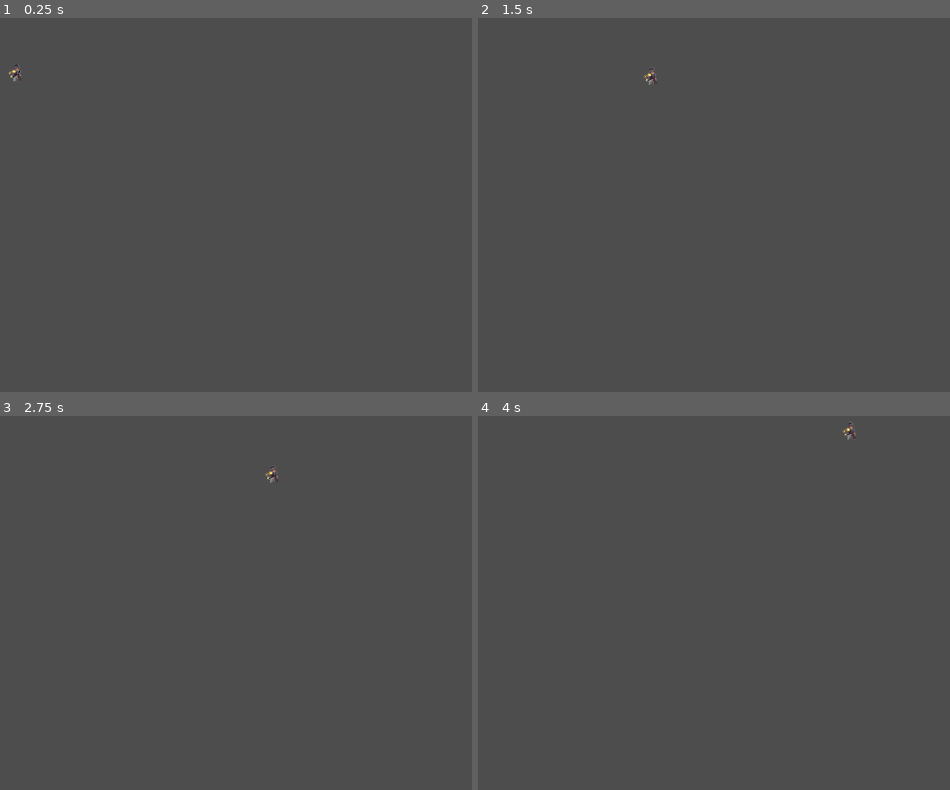
Above: before the commit, frames 1-4 (two rows, left to right).
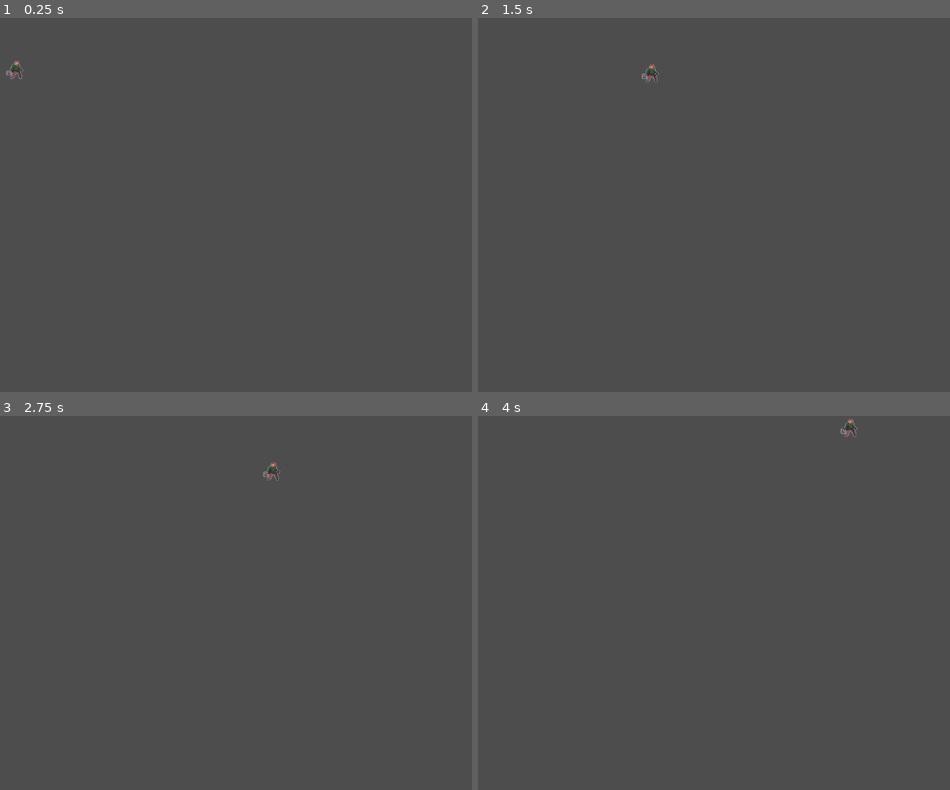
Above: after the commit, the same moments.

Repository: t0rb1n0/Underground-oddesey
Game: Godot game, scene res://Scenes/world.tscn
Two runs of this game, one before a commit and one after it. Both use one fixed random seed, a clock stepped at 60 frames per second and the inputs below. The project has no main scene, so this scene is started directly.
Inputs:
- Up to frame 1 (0.25 s): no input
- Up to frame 2 (1.5 s): hold D (right) from 0.53 s (still down); tap W (jump) at 0.6, 0.77, 1.07, 1.35 s
- Up to frame 3 (2.75 s): tap W (jump) at 1.52, 1.82, 2.1 s; tap Enter at 2 s; release D (right) at 2.03 s; hold A (left) from 2.03 s (still down)
- Up to frame 4 (4 s): release A (left) at 2.78 s; hold D (right) from 2.78 s (still down); tap W (jump) at 2.85, 3.02, 3.32, 3.6, 3.77 s; tap Space at 3.5 s

The runs differ from the first frame. In frame 1, less than 0.1% of the frame differs, in the area x 1-5%, y 11-17%; in frame 2, 0.1%; in frame 3, 0.1%; in frame 4, 0.1%, in the area x 76-81%, y 0-7%.

Commit message:
1.3 version
working on my player animations

Diff:
--- a/Scenes/player.gd
+++ b/Scenes/player.gd
@@ -15,6 +15,15 @@
 
 # Get the gravity from the project settings to be synced with RigidBody nodes.
 var gravity = ProjectSettings.get_setting("physics/2d/default_gravity")
+
+func update_state ():
+	if anim_state == state.HURT:
+		return
+	if is_on_floor():
+		if velocity == Vector2.ZERO:
+			anim_state = state.IDLE
+		elif velocity.x != 0:
+			anim_state = state.RUNNING
 
 
 func _physics_process(delta):
--- a/Scenes/player.tscn
+++ b/Scenes/player.tscn
@@ -1,81 +1,85 @@
-[gd_scene load_steps=26 format=3 uid="uid://ld1u4p1hljkl"]
+[gd_scene load_steps=30 format=3 uid="uid://ld1u4p1hljkl"]
 
 [ext_resource type="Script" path="res://Scenes/player.gd" id="1_px0it"]
-[ext_resource type="Texture2D" uid="uid://c31qyuupi62p0" path="res://Scenes/Character_set_sheet-removebg-preview.png" id="2_bqq1p"]
+[ext_resource type="Texture2D" uid="uid://ddwb4r56bq6a7" path="res://Scenes/hurt test.png" id="2_sbcr1"]
+[ext_resource type="Texture2D" uid="uid://c70a47ct4gttw" path="res://Scenes/idle test.png" id="3_5u0nm"]
+[ext_resource type="Texture2D" uid="uid://kpoxip72nj2c" path="res://Scenes/jump_down test.png" id="4_byjxi"]
+[ext_resource type="Texture2D" uid="uid://b1t3j73vlvsft" path="res://Scenes/jump_up test.png" id="5_77fix"]
+[ext_resource type="Texture2D" uid="uid://d2meb42q1576h" path="res://Scenes/run test.png" id="6_3h5gb"]
 
 [sub_resource type="CapsuleShape2D" id="CapsuleShape2D_4uwr6"]
 
-[sub_resource type="AtlasTexture" id="AtlasTexture_qi2yf"]
-atlas = ExtResource("2_bqq1p")
-region = Rect2(0, 330, 64, 66)
-
-[sub_resource type="AtlasTexture" id="AtlasTexture_tlacc"]
-atlas = ExtResource("2_bqq1p")
-region = Rect2(128, 330, 64, 66)
-
-[sub_resource type="AtlasTexture" id="AtlasTexture_jpwme"]
-atlas = ExtResource("2_bqq1p")
-region = Rect2(64, 330, 64, 66)
-
-[sub_resource type="AtlasTexture" id="AtlasTexture_oy0yd"]
-atlas = ExtResource("2_bqq1p")
-region = Rect2(0, 0, 64, 66)
-
-[sub_resource type="AtlasTexture" id="AtlasTexture_308o7"]
-atlas = ExtResource("2_bqq1p")
-region = Rect2(64, 0, 64, 66)
-
-[sub_resource type="AtlasTexture" id="AtlasTexture_0oses"]
-atlas = ExtResource("2_bqq1p")
-region = Rect2(128, 0, 64, 66)
-
-[sub_resource type="AtlasTexture" id="AtlasTexture_4uhrc"]
-atlas = ExtResource("2_bqq1p")
-region = Rect2(192, 0, 64, 66)
-
-[sub_resource type="AtlasTexture" id="AtlasTexture_syrkn"]
-atlas = ExtResource("2_bqq1p")
-region = Rect2(256, 264, 64, 66)
-
-[sub_resource type="AtlasTexture" id="AtlasTexture_sdrfu"]
-atlas = ExtResource("2_bqq1p")
-region = Rect2(128, 264, 64, 66)
-
-[sub_resource type="AtlasTexture" id="AtlasTexture_pc7hc"]
-atlas = ExtResource("2_bqq1p")
-region = Rect2(0, 132, 64, 66)
-
-[sub_resource type="AtlasTexture" id="AtlasTexture_p0js0"]
-atlas = ExtResource("2_bqq1p")
-region = Rect2(64, 132, 64, 66)
-
-[sub_resource type="AtlasTexture" id="AtlasTexture_7syvf"]
-atlas = ExtResource("2_bqq1p")
-region = Rect2(128, 132, 64, 66)
-
-[sub_resource type="AtlasTexture" id="AtlasTexture_bqlka"]
-atlas = ExtResource("2_bqq1p")
-region = Rect2(192, 132, 64, 66)
-
-[sub_resource type="AtlasTexture" id="AtlasTexture_g0xdo"]
-atlas = ExtResource("2_bqq1p")
-region = Rect2(256, 132, 64, 66)
-
-[sub_resource type="AtlasTexture" id="AtlasTexture_agt8a"]
-atlas = ExtResource("2_bqq1p")
-region = Rect2(320, 132, 64, 66)
+[sub_resource type="AtlasTexture" id="AtlasTexture_ghowd"]
+atlas = ExtResource("2_sbcr1")
+region = Rect2(0, 0, 59, 59)
+
+[sub_resource type="AtlasTexture" id="AtlasTexture_o4q3u"]
+atlas = ExtResource("2_sbcr1")
+region = Rect2(59, 0, 59, 59)
+
+[sub_resource type="AtlasTexture" id="AtlasTexture_k2rwd"]
+atlas = ExtResource("2_sbcr1")
+region = Rect2(118, 0, 59, 59)
+
+[sub_resource type="AtlasTexture" id="AtlasTexture_ncuyt"]
+atlas = ExtResource("3_5u0nm")
+region = Rect2(0, 0, 62, 58)
+
+[sub_resource type="AtlasTexture" id="AtlasTexture_l2xs7"]
+atlas = ExtResource("3_5u0nm")
+region = Rect2(62, 0, 62, 58)
+
+[sub_resource type="AtlasTexture" id="AtlasTexture_tl1ri"]
+atlas = ExtResource("3_5u0nm")
+region = Rect2(124, 0, 62, 58)
+
+[sub_resource type="AtlasTexture" id="AtlasTexture_7nb8x"]
+atlas = ExtResource("3_5u0nm")
+region = Rect2(186, 0, 62, 58)
+
+[sub_resource type="AtlasTexture" id="AtlasTexture_7dhvu"]
+atlas = ExtResource("4_byjxi")
+region = Rect2(0, 0, 55, 52)
+
+[sub_resource type="AtlasTexture" id="AtlasTexture_52ll1"]
+atlas = ExtResource("5_77fix")
+region = Rect2(0, 0, 60, 51)
+
+[sub_resource type="AtlasTexture" id="AtlasTexture_hsrer"]
+atlas = ExtResource("6_3h5gb")
+region = Rect2(0, 0, 60, 58)
+
+[sub_resource type="AtlasTexture" id="AtlasTexture_64ddp"]
+atlas = ExtResource("6_3h5gb")
+region = Rect2(60, 0, 60, 58)
+
+[sub_resource type="AtlasTexture" id="AtlasTexture_vxx1o"]
+atlas = ExtResource("6_3h5gb")
+region = Rect2(120, 0, 60, 58)
+
+[sub_resource type="AtlasTexture" id="AtlasTexture_ebv7s"]
+atlas = ExtResource("6_3h5gb")
+region = Rect2(180, 0, 60, 58)
+
+[sub_resource type="AtlasTexture" id="AtlasTexture_y4ucj"]
+atlas = ExtResource("6_3h5gb")
+region = Rect2(240, 0, 60, 58)
+
+[sub_resource type="AtlasTexture" id="AtlasTexture_272im"]
+atlas = ExtResource("6_3h5gb")
+region = Rect2(300, 0, 60, 58)
 
 [sub_resource type="SpriteFrames" id="SpriteFrames_xhowe"]
 animations = [{
 "frames": [{
 "duration": 1.0,
-"texture": SubResource("AtlasTexture_qi2yf")
-}, {
-"duration": 1.0,
-"texture": SubResource("AtlasTexture_tlacc")
-}, {
-"duration": 1.0,
-"texture": SubResource("AtlasTexture_jpwme")
+"texture": SubResource("AtlasTexture_ghowd")
+}, {
+"duration": 1.0,
+"texture": SubResource("AtlasTexture_o4q3u")
+}, {
+"duration": 1.0,
+"texture": SubResource("AtlasTexture_k2rwd")
 }],
 "loop": true,
 "name": &"hurt",
@@ -83,16 +87,16 @@
 }, {
 "frames": [{
 "duration": 1.0,
-"texture": SubResource("AtlasTexture_oy0yd")
-}, {
-"duration": 1.0,
-"texture": SubResource("AtlasTexture_308o7")
-}, {
-"duration": 1.0,
-"texture": SubResource("AtlasTexture_0oses")
-}, {
-"duration": 1.0,
-"texture": SubResource("AtlasTexture_4uhrc")
+"texture": SubResource("AtlasTexture_ncuyt")
+}, {
+"duration": 1.0,
+"texture": SubResource("AtlasTexture_l2xs7")
+}, {
+"duration": 1.0,
+"texture": SubResource("AtlasTexture_tl1ri")
+}, {
+"duration": 1.0,
+"texture": SubResource("AtlasTexture_7nb8x")
 }],
 "loop": true,
 "name": &"idle",
@@ -100,7 +104,7 @@
 }, {
 "frames": [{
 "duration": 1.0,
-"texture": SubResource("AtlasTexture_syrkn")
+"texture": SubResource("AtlasTexture_7dhvu")
 }],
 "loop": true,
 "name": &"jump_down",
@@ -108,7 +112,7 @@
 }, {
 "frames": [{
 "duration": 1.0,
-"texture": SubResource("AtlasTexture_sdrfu")
+"texture": SubResource("AtlasTexture_52ll1")
 }],
 "loop": true,
 "name": &"jump_up",
@@ -116,29 +120,29 @@
 }, {
 "frames": [{
 "duration": 1.0,
-"texture": SubResource("AtlasTexture_pc7hc")
-}, {
-"duration": 1.0,
-"texture": SubResource("AtlasTexture_p0js0")
-}, {
-"duration": 1.0,
-"texture": SubResource("AtlasTexture_7syvf")
-}, {
-"duration": 1.0,
-"texture": SubResource("AtlasTexture_bqlka")
-}, {
-"duration": 1.0,
-"texture": SubResource("AtlasTexture_g0xdo")
-}, {
-"duration": 1.0,
-"texture": SubResource("AtlasTexture_agt8a")
+"texture": SubResource("AtlasTexture_hsrer")
+}, {
+"duration": 1.0,
+"texture": SubResource("AtlasTexture_64ddp")
+}, {
+"duration": 1.0,
+"texture": SubResource("AtlasTexture_vxx1o")
+}, {
+"duration": 1.0,
+"texture": SubResource("AtlasTexture_ebv7s")
+}, {
+"duration": 1.0,
+"texture": SubResource("AtlasTexture_y4ucj")
+}, {
+"duration": 1.0,
+"texture": SubResource("AtlasTexture_272im")
 }],
 "loop": true,
 "name": &"run",
 "speed": 5.0
 }]
 
-[sub_resource type="Animation" id="Animation_mkbwt"]
+[sub_resource type="Animation" id="Animation_wsbk1"]
 length = 0.6
 loop_mode = 1
 tracks/0/type = "value"
@@ -294,12 +298,12 @@
 shape = SubResource("CapsuleShape2D_4uwr6")
 
 [node name="AnimatedSprite2D" type="AnimatedSprite2D" parent="."]
-position = Vector2(-7, -5)
+position = Vector2(-1, -2)
 scale = Vector2(0.751838, 0.643939)
 sprite_frames = SubResource("SpriteFrames_xhowe")
-animation = &"idle"
+animation = &"hurt"
 
 [node name="AnimationPlayer" type="AnimationPlayer" parent="."]
 libraries = {
-"": SubResource("AnimationLibrary_u7qdp")
-}
+"": SubResource("AnimationLibrary_j66oi")
+}
Binary file removed: Scenes/Character_set_sheet-removebg-preview.png
Binary file added: Scenes/hurt test.png
Not shown, added: Scenes/hurt test.png.import
Binary file added: Scenes/idle test.png
Not shown, added: Scenes/idle test.png.import
Binary file added: Scenes/jump_down test.png
Not shown, changed: Scenes/jump_down test.png.import
Binary file added: Scenes/jump_up test.png
Not shown, added: Scenes/jump_up test.png.import
Not shown: 5 places in Scenes/player.tscn that only renumber resources
Binary file added: Scenes/run test.png
Not shown, added: Scenes/run test.png.import
(and 1 more such lines)
